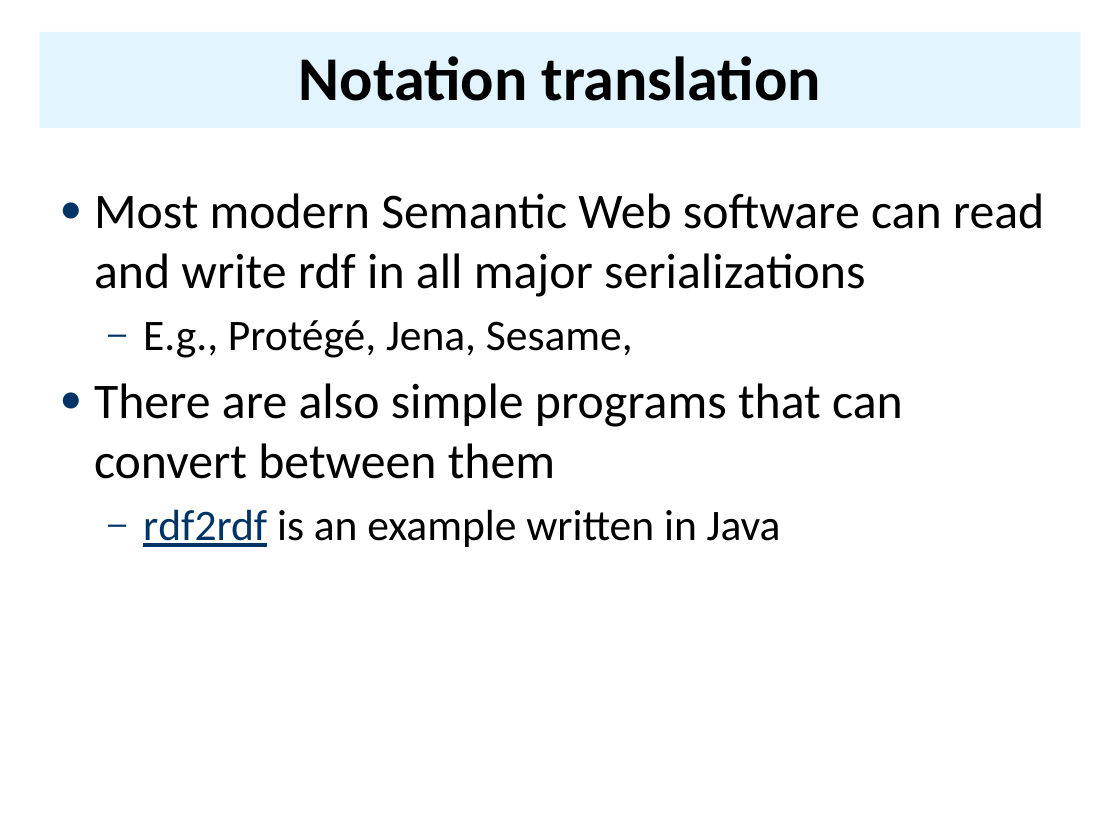
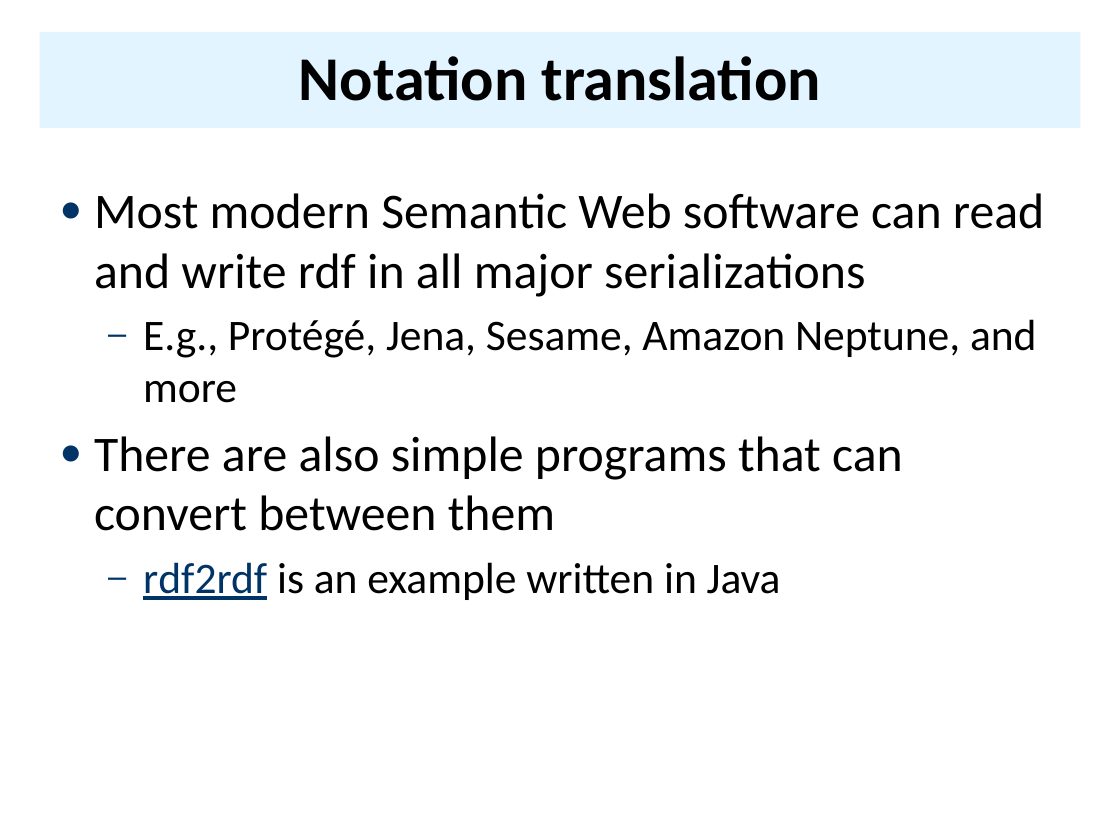
Before and after one commit to UMBC-CMSC-491-691-F19-Knowledge-Graphs/class_material, a slide deck: slide 29 of notes/04_rdf/04rdfSyntax2.pptx. Drawn at 1120x840 pixels with LibreOffice and Linux fonts; fonts in the diff are those of the drawing. Boxes give left, top, right and bottom in pixels: in the first picture for what was removed or moved away, otherwise in the second. Text is boxed around its words. In the diff, an @@ line names an element or a change of style, - is before the commit and + after.

```diff
--- a/notes/04_rdf/04rdfSyntax2.pptx
+++ b/notes/04_rdf/04rdfSyntax2.pptx
@@ text at box(143, 319, 1037, 403): text changed @@
-  – E.g., Protégé, Jena, Sesame,
+  – E.g., Protégé, Jena, Sesame, Amazon Neptune, and more
```
Also in this commit, not shown: 3 other slides changed, 3 other files.
